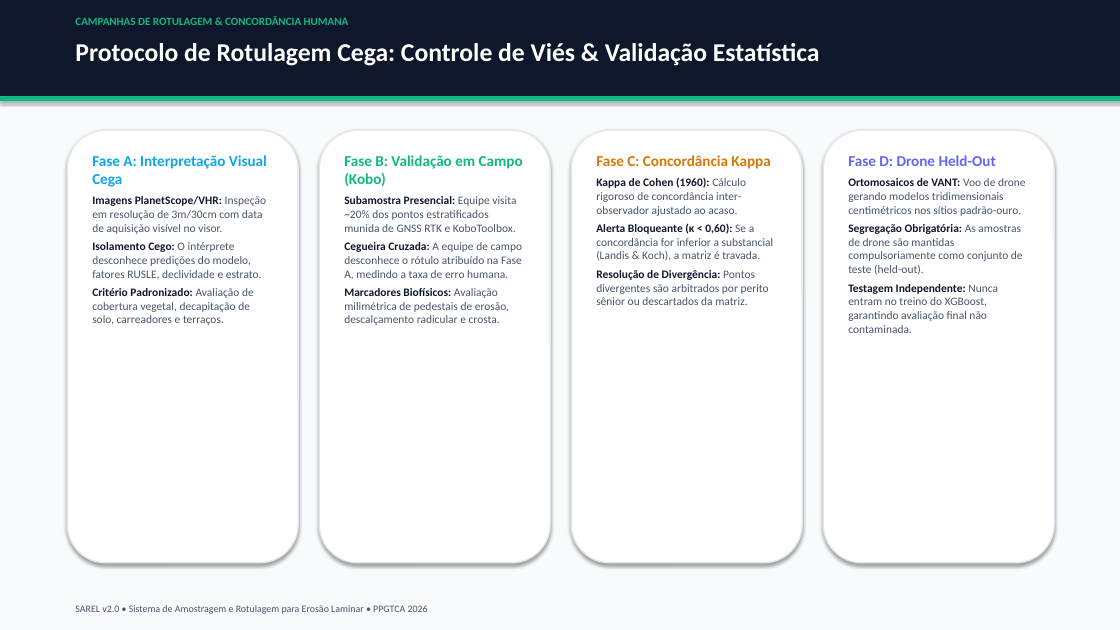
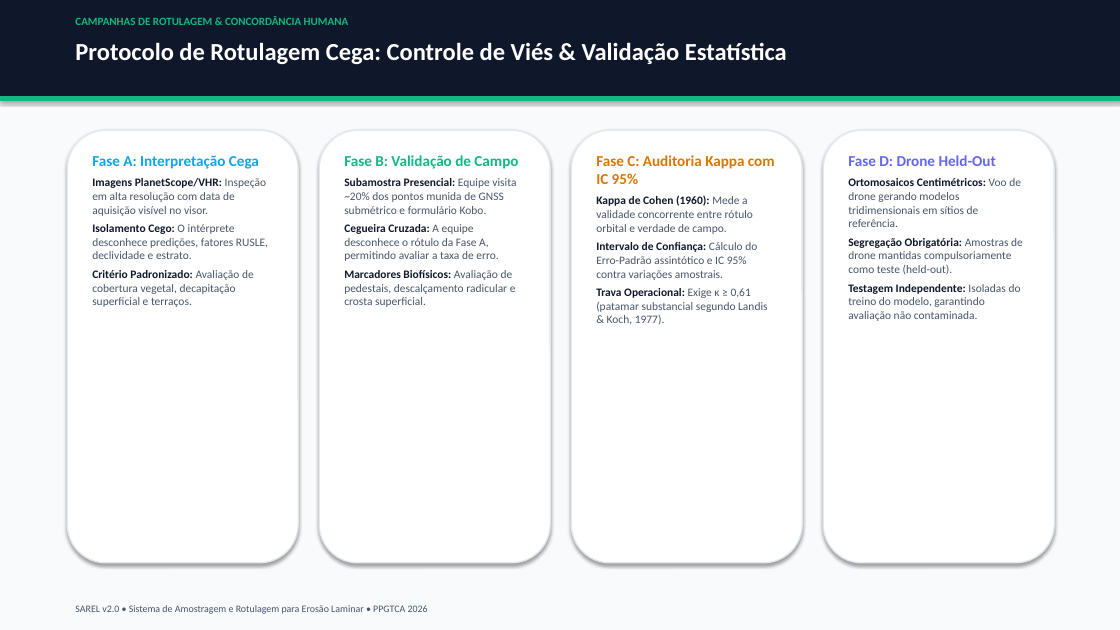
Before and after one commit to RedZardoz/localizador-erosao-v02, a slide deck: slide 10 of Apresentacao_SAREL_PPGTCA_2026.pptx. Drawn at 1120x630 pixels with LibreOffice and Linux fonts; fonts in the diff are those of the drawing. Boxes give left, top, right and bottom in pixels: in the first picture for what was removed or moved away, otherwise in the second. Text is boxed around its words. In the diff, an @@ line names an element or a change of style, - is before the commit and + after.

```diff
--- a/Apresentacao_SAREL_PPGTCA_2026.pptx
+++ b/Apresentacao_SAREL_PPGTCA_2026.pptx
@@ text "Protocolo de Rotulagem Cega: Controle ..." at (75,42,787,64): size 22 to 21 pt @@
@@ text at (92,155,268,307): text changed @@
-Fase A: Interpretação Visual Cega
-Imagens PlanetScope/VHR: Inspeção em resolução de 3m/30cm com data de aquisição visível no visor.
-Isolamento Cego: O intérprete desconhece predições do modelo, fatores RUSLE, declividade e estrato.
-Critério Padronizado: Avaliação de cobertura vegetal, decapitação de solo, carreadores e terraços.
+Fase A: Interpretação Cega
+Imagens PlanetScope/VHR: Inspeção em alta resolução com data de aquisição visível no visor.
+Isolamento Cego: O intérprete desconhece predições, fatores RUSLE, declividade e estrato.
+Critério Padronizado: Avaliação de cobertura vegetal, decapitação superficial e terraços.
@@ text at (344,155,518,307): text changed @@
-Fase B: Validação em Campo (Kobo)
-Subamostra Presencial: Equipe visita ~20% dos pontos estratificados munida de GNSS RTK e KoboToolbox.
-Cegueira Cruzada: A equipe de campo desconhece o rótulo atribuído na Fase A, medindo a taxa de erro humana.
-Marcadores Biofísicos: Avaliação milimétrica de pedestais de erosão, descalçamento radicular e crosta.
+Fase B: Validação de Campo
+Subamostra Presencial: Equipe visita ~20% dos pontos munida de GNSS submétrico e formulário Kobo.
+Cegueira Cruzada: A equipe desconhece o rótulo da Fase A, permitindo avaliar a taxa de erro.
+Marcadores Biofísicos: Avaliação de pedestais, descalçamento radicular e crosta superficial.
@@ text at (596,155,775,324): text changed @@
-Fase C: Concordância Kappa
-Kappa de Cohen (1960): Cálculo rigoroso de concordância inter-observador ajustado ao acaso.
-Alerta Bloqueante (κ < 0,60): Se a concordância for inferior a substancial (Landis & Koch), a matriz é travada.
-Resolução de Divergência: Pontos divergentes são arbitrados por perito sênior ou descartados da matriz.
+Fase C: Auditoria Kappa com IC 95%
+Kappa de Cohen (1960): Mede a validade concorrente entre rótulo orbital e verdade de campo.
+Intervalo de Confiança: Cálculo do Erro-Padrão assintótico e IC 95% contra variações amostrais.
+Trava Operacional: Exige κ ≥ 0,61 (patamar substancial segundo Landis & Koch, 1977).
@@ text at (848,178,1023,321): text changed @@
-Ortomosaicos de VANT: Voo de drone gerando modelos tridimensionais centimétricos nos sítios padrão-ouro.
-Segregação Obrigatória: As amostras de drone são mantidas compulsoriamente como conjunto de teste (held-out).
-Testagem Independente: Nunca entram no treino do XGBoost, garantindo avaliação final não contaminada.
+Ortomosaicos Centimétricos: Voo de drone gerando modelos tridimensionais em sítios de referência.
+Segregação Obrigatória: Amostras de drone mantidas compulsoriamente como teste (held-out).
+Testagem Independente: Isoladas do treino do modelo, garantindo avaliação não contaminada.
```
Also in this commit, not shown: 11 other slides changed, 2 slides added, 1 slide removed, 3 other files.
